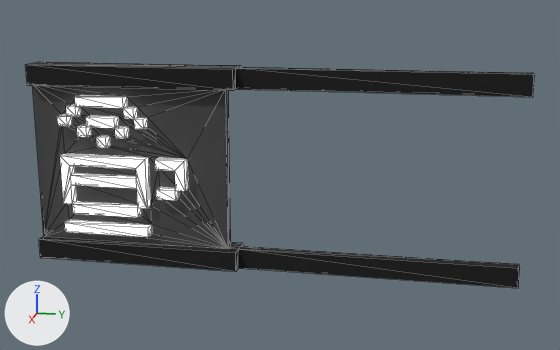
The glTF model public/buildings/smallSign/netcafeSign.glb as it was, and as the next commit left it.
The view is the same before and after, from a 50 mm lens placed at (9.93, -0.85, 11.87), pointed at (2.74, -2.29, 10.07). The axes (+X, +Y, +Z) are drawn at lower left. The lights are the same throughout. Mesh edges are drawn as thin lines. Where no turn or scale is listed for an object, it has been applied to the vertices. Vertices at the same position are counted once.

Objects in the first picture: 'ObjObject'.
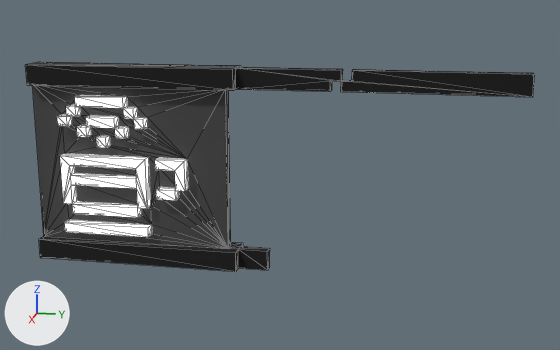
The newer file is also turned or shifted as a whole; pictures and numbers use the older file's frame.

The change, as a list of edits to the scene's bpy script:
```text
Change me_objobject:
    used by ob_objobject; location = (0.0, 0.0, 0.0)
    remove me_objobject.from_pydata(...)  # 268 vertices, 568 faces; spans x 2.6..2.9, y -4.8..0.0, z 9.1..11.1
    add me_objobject.from_pydata(...)  # 282 vertices, 596 faces; spans x 2.6..2.9, y -4.8..0.0, z 9.1..11.1
    me_objobject part 1
    4 vertices are removed from x 2.7..2.8, y 0.0, z 9.1..9.3
    10 faces are deleted
    4 vertices are added at (2.7, -2.4, 9.1), (2.7, -2.4, 9.3), (2.8, -2.4, 9.1), (2.8, -2.4, 9.3)
    10 new faces join them, mat_palette (picture img_net_cafe_sign)
    me_objobject part 2
    8 faces are deleted
    7 vertices are added at x 2.7, y -1.8..-1.6, z 10.9..11.1
    7 new vertices lie (0.1, 0.0, 0.0) away from vertices in x 2.7, y -1.8..-1.6, z 10.9..11.1
    36 new faces join them, mat_palette (picture img_net_cafe_sign)
```

What differs and where, as boxes (x1, y1, x2, y2) in the pictures (560 x 350 px; the box of a moved part takes in the faces that stretch with it):
'ObjObject', reshaped (7% shorter)
    before: (26, 62, 535, 288)
    after: (26, 62, 535, 272)
part 1 of me_objobject, moved or reshaped
    before: (238, 246, 520, 288)
    after: (238, 246, 270, 270)
part 2 of me_objobject, built on
    both: (236, 67, 535, 97)
